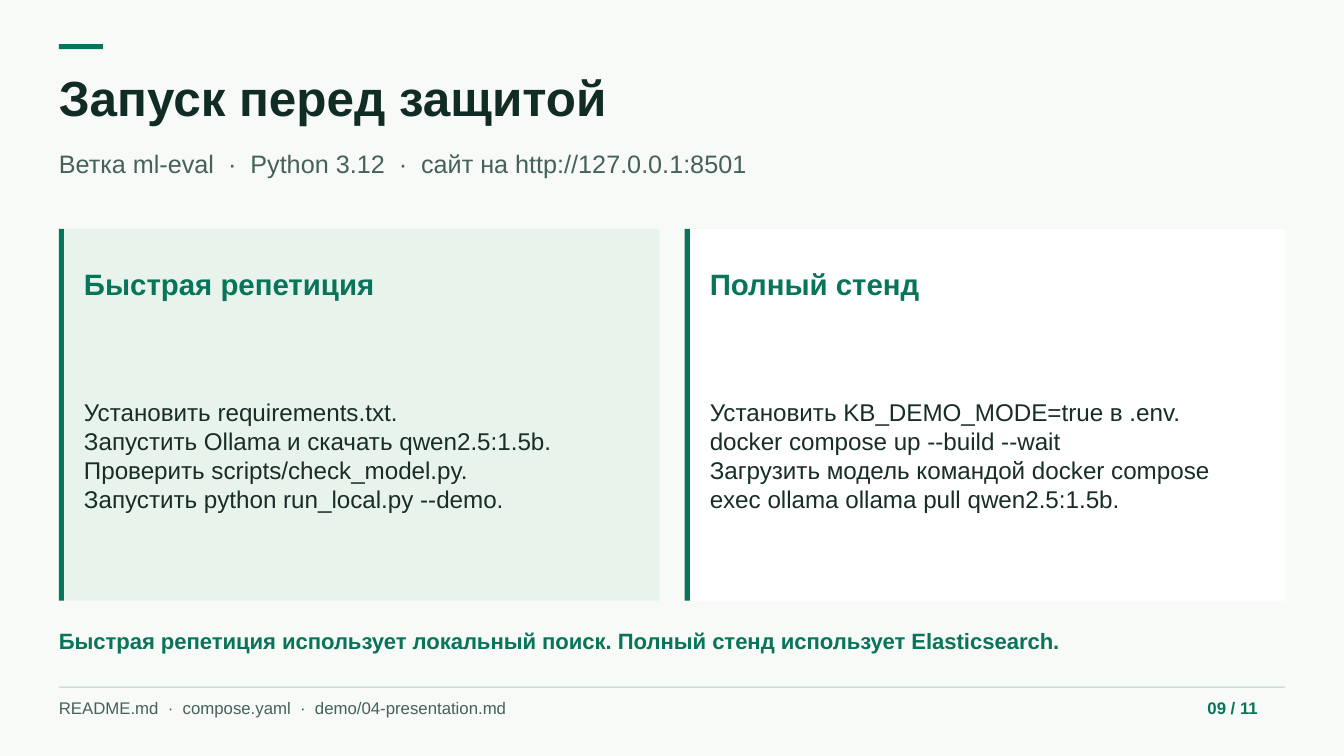
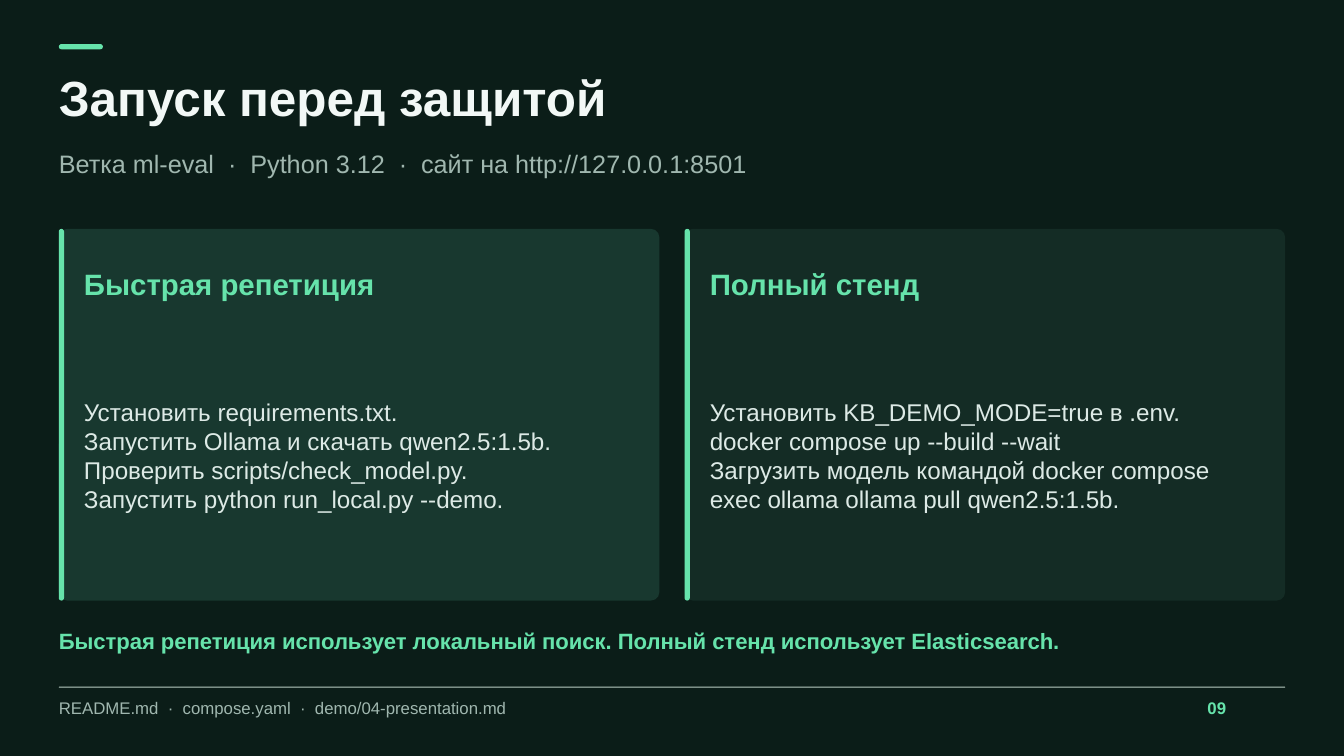
Before and after one commit to Flameek/sber-assistent, a slide deck: slide 9 of docs/Sber-Assistant.pptx. Drawn at 1344x756 pixels with LibreOffice and Linux fonts; fonts in the diff are those of the drawing. Boxes give left, top, right and bottom in pixels: in the first picture for what was removed or moved away, otherwise in the second. Text is boxed around its words. In the diff, an @@ line names an element or a change of style, - is before the commit and + after.

Commit message:
Redesign presentation with website screenshot and clickable demo links

```diff
--- a/docs/Sber-Assistant.pptx
+++ b/docs/Sber-Assistant.pptx
@@ background #F7FAF7 to #0B1D18 @@
@@ text "Запуск перед защитой" at bbox=[59, 79, 606, 126]: text colour #112B25 to #F2F8F6 @@
@@ text "Ветка ml-eval · Python 3.12 ..." at bbox=[59, 154, 746, 178]: text colour #45615A to #A0B7AF @@
@@ rounded rectangle at bbox=[58, 229, 659, 601]: rectangle to rounded rectangle; fill #E8F3EB to #18382F @@
@@ rectangle to rounded rectangle; fill #08745A to #66E3AB in 3 elements at bbox=[58, 44, 103, 49], bbox=[58, 229, 64, 601], bbox=[685, 229, 690, 601] @@
@@ rounded rectangle at bbox=[685, 229, 1286, 601]: rectangle to rounded rectangle; fill #FFFFFF to #142C25 @@
@@ text "Установить requirements.txt." at bbox=[84, 403, 551, 513]: text colour #182D28 to #DDEAE6 @@
@@ text "Установить KB_DEMO_MODE=true в .env." at bbox=[710, 404, 1209, 513]: text colour #182D28 to #DDEAE6 @@
@@ text colour #08745A to #66E3AB in 3 elements at bbox=[84, 275, 375, 301], bbox=[710, 273, 919, 301], bbox=[59, 632, 1059, 654] @@
@@ rounded rectangle at bbox=[58, 687, 1286, 688]: rectangle to rounded rectangle @@
@@ text "README.md · compose.yaml · demo/04-presentation.md" at bbox=[59, 702, 506, 718]: text colour #45615A to #A0B7AF @@
@@ text at bbox=[1207, 702, 1226, 714]: text changed; text colour #08745A to #66E3AB @@
-09 / 11
+09
```
Also in this commit, not shown: 9 other slides changed, 4 slides added, 1 slide removed.
